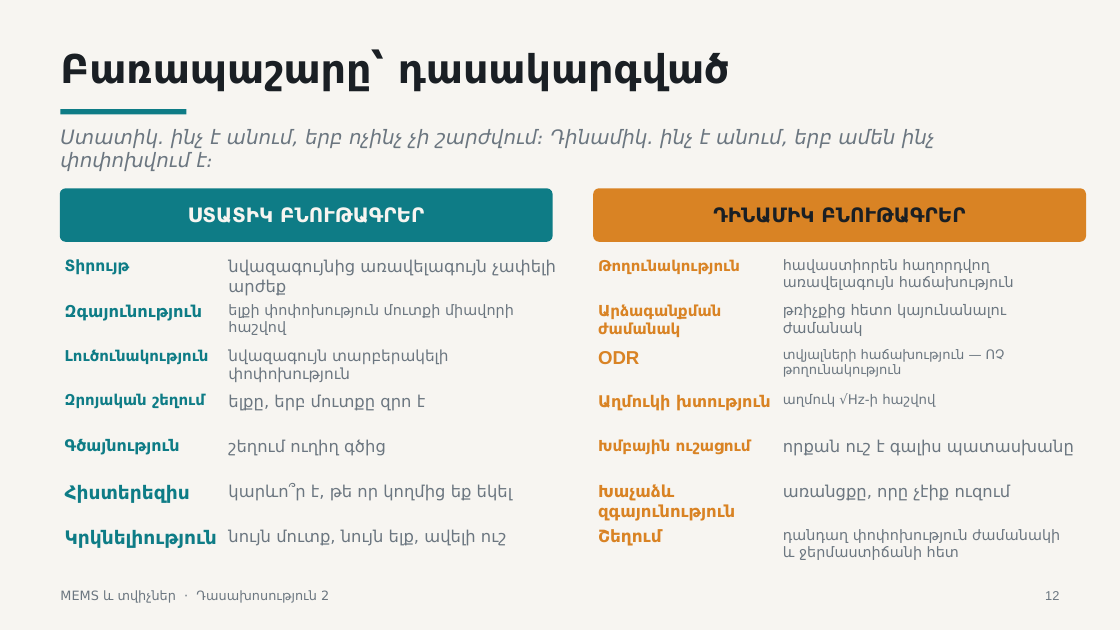
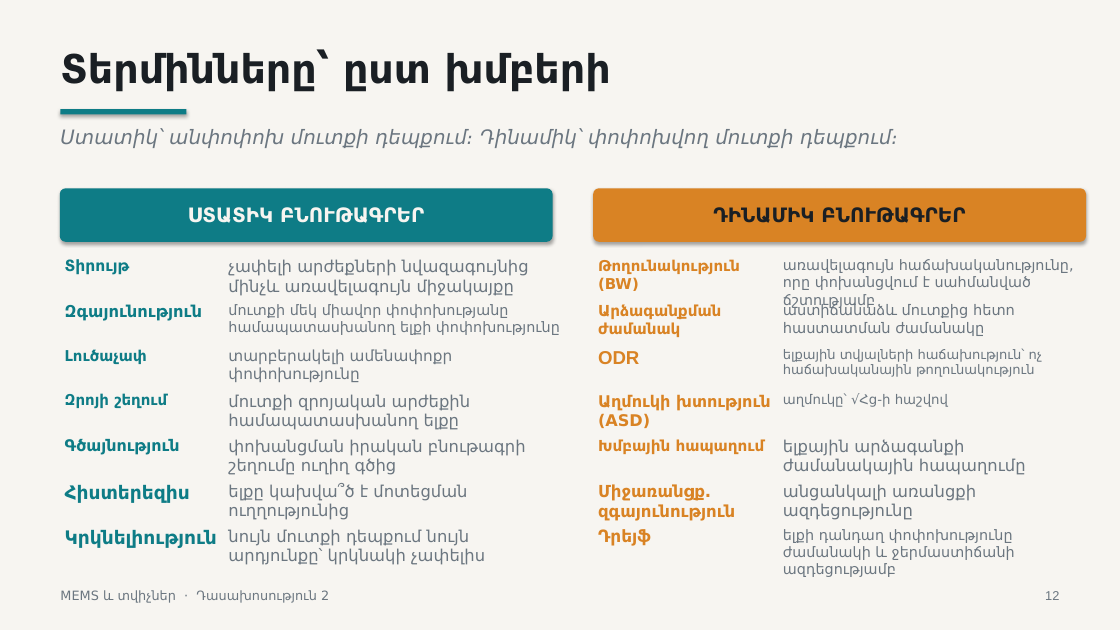
Before and after one commit to Vhovh99/mems-and-sensors-subject, a slide deck: slide 12 of lectures/lecture-02/output/L2-sensor-specifications-and-selection-HY.pptx. Drawn at 1120x630 pixels with LibreOffice and Linux fonts; fonts in the diff are those of the drawing. Boxes give left, top, right and bottom in pixels: in the first picture for what was removed or moved away, otherwise in the second. Text is boxed around its words. In the diff, an @@ line names an element or a change of style, - is before the commit and + after.

Commit message:
Fix Armenian spelling for 2nd Lecture.

```diff
--- a/lectures/lecture-02/output/L2-sensor-specifications-and-selection-HY.pptx
+++ b/lectures/lecture-02/output/L2-sensor-specifications-and-selection-HY.pptx
@@ text at bbox=[60, 51, 611, 92]: text changed @@
-Բառապաշարը՝ դասակարգված
+Տերմինները՝ ըստ խմբերի
@@ shadow on in 4 elements at bbox=[60, 189, 552, 241], bbox=[594, 189, 1086, 241], bbox=[0, 0, 1120, 630], bbox=[60, 109, 187, 114] @@
@@ text at bbox=[60, 128, 898, 148]: text changed @@
-Ստատիկ. ինչ է անում, երբ ոչինչ չի շարժվում։ Դինամիկ. ինչ է անում, երբ ամեն ինչ փոփոխվում է։
+Ստատիկ՝ անփոփոխ մուտքի դեպքում։ Դինամիկ՝ փոփոխվող մուտքի դեպքում։
@@ text at bbox=[228, 259, 529, 296]: text changed @@
-նվազագույնից առավելագույն չափելի արժեք
+չափելի արժեքների նվազագույնից մինչև առավելագույն միջակայքը
@@ text at bbox=[598, 259, 740, 291]: text changed @@
-Թողունակություն
+Թողունակություն (BW)
@@ text at bbox=[783, 259, 1074, 309]: text changed @@
-հավաստիորեն հաղորդվող առավելագույն հաճախություն
+առավելագույն հաճախականությունը, որը փոխանցվում է սահմանված ճշտությամբ
@@ text at bbox=[228, 304, 560, 335]: text changed @@
-ելքի փոփոխություն մուտքի միավորի հաշվով
+մուտքի մեկ միավոր փոփոխությանը համապատասխանող ելքի փոփոխությունը
@@ text at bbox=[783, 303, 1015, 336]: text changed @@
-թռիչքից հետո կայունանալու ժամանակ
+աստիճանաձև մուտքից հետո հաստատման ժամանակը
@@ text at bbox=[65, 349, 147, 364]: text changed @@
-Լուծունակություն
+Լուծաչափ
@@ text at bbox=[228, 349, 453, 382]: text changed @@
-նվազագույն տարբերակելի փոփոխություն
+տարբերակելի ամենափոքր փոփոխությունը
@@ text at bbox=[783, 348, 1043, 377]: text changed @@
-տվյալների հաճախություն — ՈՉ թողունակություն
+ելքային տվյալների հաճախություն՝ ոչ հաճախականային թողունակություն
@@ text at bbox=[65, 393, 167, 409]: text changed @@
-Զրոյական շեղում
+Զրոյի շեղում
@@ text at bbox=[228, 394, 471, 430]: text changed @@
-ելքը, երբ մուտքը զրո է
+մուտքի զրոյական արժեքին համապատասխանող ելքը
@@ text at bbox=[598, 394, 770, 428]: text changed @@
-Աղմուկի խտություն
+Աղմուկի խտություն (ASD)
@@ text at bbox=[783, 393, 948, 407]: text changed @@
-աղմուկ √Hz-ի հաշվով
+աղմուկը՝ √Հց-ի հաշվով
@@ text at bbox=[228, 439, 526, 475]: text changed @@
-շեղում ուղիղ գծից
+փոխանցման իրական բնութագրի շեղումը ուղիղ գծից
@@ text at bbox=[598, 439, 765, 455]: text changed @@
-Խմբային ուշացում
+Խմբային հապաղում
@@ text at bbox=[783, 439, 1026, 475]: text changed @@
-որքան ուշ է գալիս պատասխանը
+ելքային արձագանքի ժամանակային հապաղումը
@@ text at bbox=[228, 483, 467, 520]: text changed @@
-կարևո՞ր է, թե որ կողմից եք եկել
+ելքը կախվա՞ծ է մոտեցման ուղղությունից
@@ text at bbox=[598, 484, 735, 521]: text changed @@
-Խաչաձև զգայունություն
+Միջառանցք. զգայունություն
@@ text at bbox=[783, 484, 976, 520]: text changed @@
-առանցքը, որը չէիք ուզում
+անցանկալի առանցքի ազդեցությունը
@@ text at bbox=[228, 529, 485, 565]: text changed @@
-նույն մուտք, նույն ելք, ավելի ուշ
+նույն մուտքի դեպքում նույն արդյունքը՝ կրկնակի չափելիս
@@ text at bbox=[598, 529, 651, 546]: text changed @@
-Շեղում
+Դրեյֆ
@@ text at bbox=[783, 529, 1015, 577]: text changed @@
-դանդաղ փոփոխություն ժամանակի և ջերմաստիճանի հետ
+ելքի դանդաղ փոփոխությունը ժամանակի և ջերմաստիճանի ազդեցությամբ
```
Also in this commit, not shown: 32 other slides changed, 10 other files.
